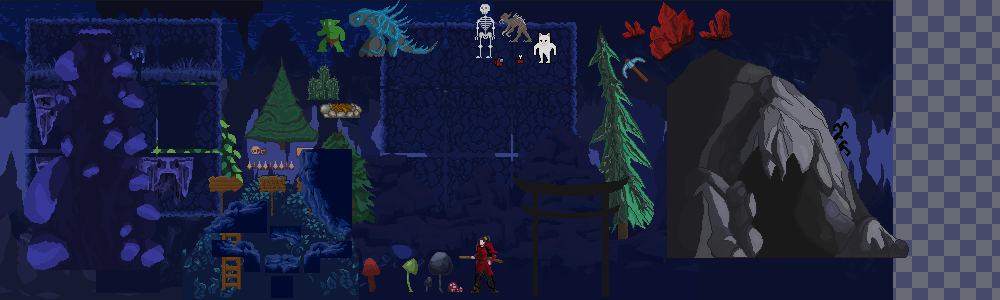
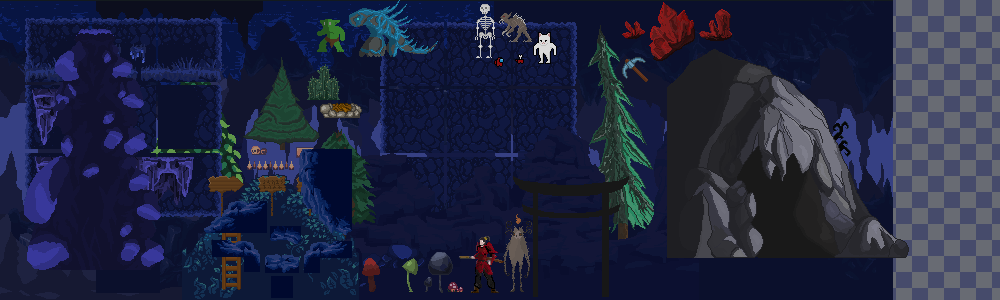
Layer changes from the first w=1000, h=300 image to the second:
added layer "ШиБун" above "Выход из пещеры" over bbox(503, 214, 532, 292)
